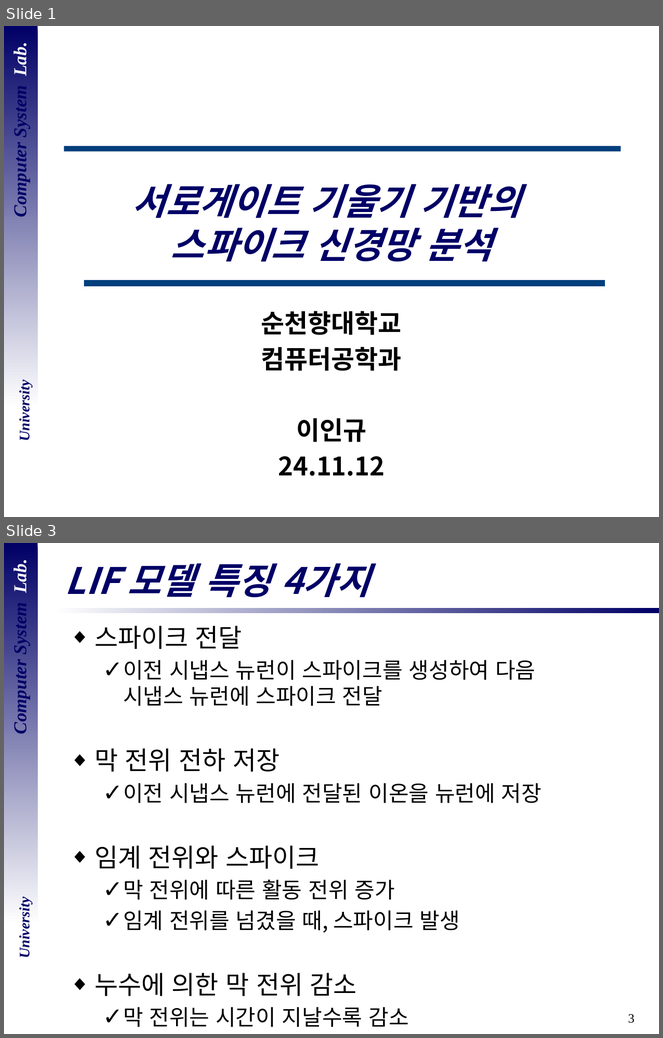
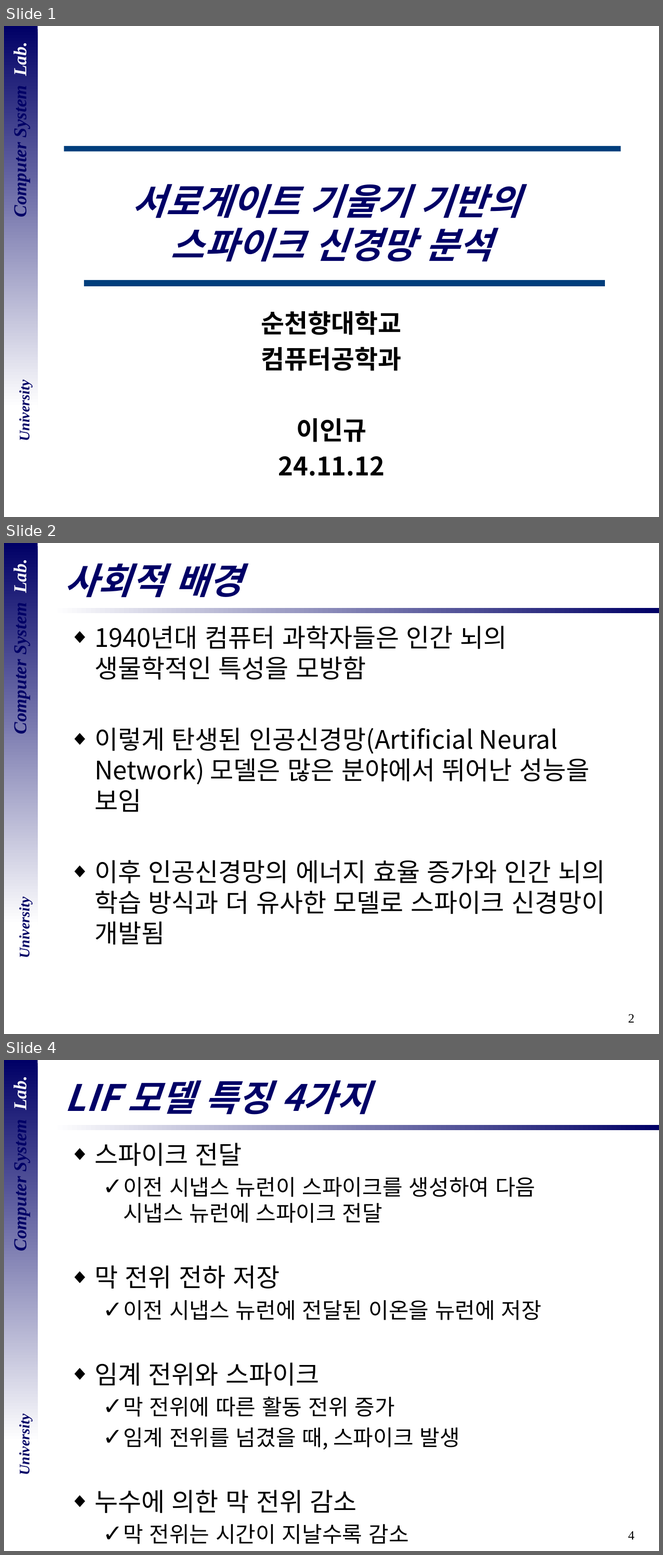
Before and after one commit to DevelopLee20/SNN, a slide deck: cs semina/졸업 논문 심사.pptx. Shown one above the other, each under a label of ours: slides 1 and 3 before the commit, slides 1, 2 and 4 after it; the slides between them are not shown. The pictures are 663x1038 and 663x1555 pixels, drawn with LibreOffice and Linux fonts; fonts in the diff are those of the drawing; background and template pictures are left out. Boxes give left, top, right and bottom in pixels: in the first picture for what was removed or moved away, otherwise in the second. Text is boxed around its words. In the diff, an @@ line names an element or a change of style, - is before the commit and + after.

```diff
--- a/cs semina/졸업 논문 심사.pptx
+++ b/cs semina/졸업 논문 심사.pptx
@@ slide 2 added at [4,543,659,1034], background #FFFFFF; not listed: 5 template elements that a slide beside it also shows @@
@@ title added at [65,563,242,598], 40 pt, text #000066, bold, italic @@
+사회적 배경
@@ text added at [94,626,605,945], 28 pt, text #000000 @@
+◆ 1940년대 컴퓨터 과학자들은 인간 뇌의
+  생물학적인 특성을 모방함
+◆ 이렇게 탄생된 인공신경망(Artificial Neural Network) 모델은 많은 분야에서 뛰어난 성능을 보임
+◆ 이후 인공신경망의 에너지 효율 증가와 인간 뇌의 학습 방식과 더 유사한 모델로 스파이크 신경망이 개발됨
@@ what was slide 3 is now slide 4 @@
@@ page number at [629,1532,635,1540]: text changed @@
-3
+4
```
Also in this commit, not shown: 5 slides changed, 1 other slide added, 2 slides removed.
